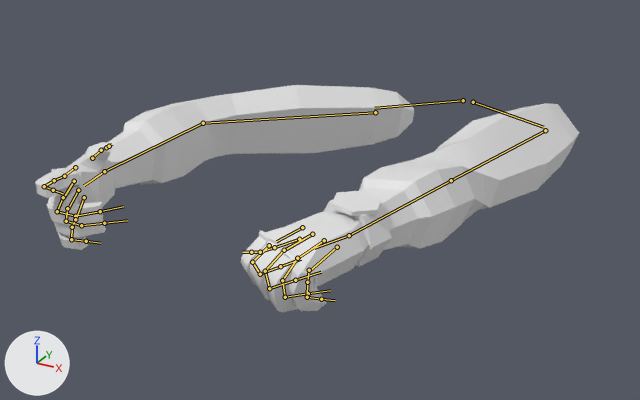
Two versions of the FBX model CrueltySquad2/Assets/ART/Models/Luuk/player arms.fbx, one commit apart.
Before and after are seen from a 50 mm lens placed at (0.42, -1.22, 0.409), pointed at (-0.072, -0.326, -0.038). Lighting does not change. The marker at lower left points along +X, +Y and +Z. Both versions are drawn at frame 7 of the action 'metarig|MeleePunch'; the numbers are the values there. The bones that bend it are drawn over the model as lines.
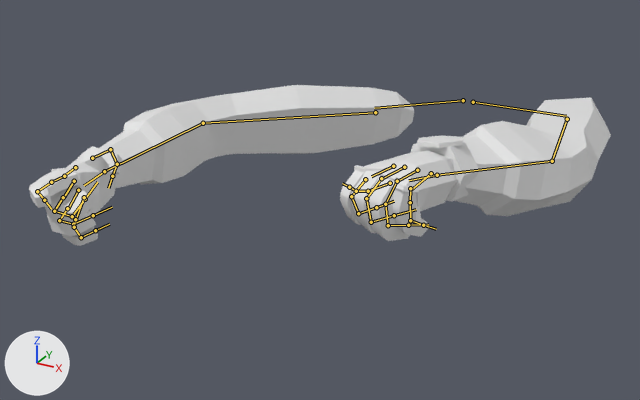
Changed parts and their boxes (x1, y1, x2, y2) in the pictures (640 x 400 px):
'Cube', posed (7% wider, 29% shorter): before (35, 85, 579, 312); after (29, 85, 611, 246)
bone 'shoulder.L', root to tip: before (473, 102) to (543, 127); after (473, 102) to (566, 116)
bone 'upper_arm.L', root to tip: before (545, 130) to (451, 180); after (567, 119) to (552, 161)
bone 'forearm.L', root to tip: before (451, 180) to (349, 235); after (552, 161) to (437, 175)
bone 'hand.L', root to tip: before (349, 235) to (314, 248); after (437, 175) to (409, 180)
bone 'f_index.01.R', root to tip: before (64, 176) to (54, 180); after (64, 176) to (51, 182)
bone 'f_index.02.R', root to tip: before (54, 180) to (44, 186); after (51, 182) to (37, 191)
bone 'thumb.01.R', root to tip: before (92, 158) to (101, 150); after (92, 158) to (110, 149)
bone 'thumb.02.R', root to tip: before (101, 150) to (106, 147); after (110, 149) to (117, 164)
bone 'thumb.03.R', root to tip: before (106, 147) to (109, 146); after (117, 164) to (112, 176)
bone 'f_middle.01.R', root to tip: before (63, 197) to (57, 211); after (63, 197) to (54, 211)
bone 'f_middle.02.R', root to tip: before (57, 211) to (75, 216); after (54, 211) to (72, 216)
bone 'f_middle.03.R', root to tip: before (75, 216) to (100, 211); after (72, 216) to (85, 199)
bone 'f_ring.01.R', root to tip: before (67, 208) to (66, 221); after (67, 208) to (59, 220)
bone 'f_ring.02.R', root to tip: before (66, 221) to (81, 225); after (59, 220) to (73, 224)
bone 'f_ring.03.R', root to tip: before (81, 225) to (104, 223); after (73, 224) to (93, 215)
bone 'f_pinky.01.R', root to tip: before (75, 219) to (72, 227); after (75, 219) to (74, 227)
bone 'f_pinky.02.R', root to tip: before (72, 227) to (71, 239); after (74, 227) to (81, 237)
bone 'f_pinky.03.R', root to tip: before (71, 239) to (86, 241); after (81, 237) to (95, 230)

The edits, one by one:
Bone 'shoulder.L' (bone_shoulder_l) turns from (0, 37, -27) to (0, 37, 0) degrees about its own x, y and z.
Bone 'upper_arm.L' (bone_upper_arm_l) turns from (44, -19, 47) to (41, 14, 89) degrees about its own x, y and z.
Bone 'forearm.L' (bone_forearm_l) turns from (-5, 54, -4) to (-8, -33, 33) degrees about its own x, y and z.
Bone 'hand.L' (bone_hand_l) turns from (5, -15, 4) to (3, 34, -4) degrees about its own x, y and z.
Bone 'f_index.01.R' (bone_f_index_01_r) turns from (0, 0, 0) to (6, -4, 11) degrees about its own x, y and z.
Bone 'f_index.02.R' (bone_f_index_02_r) turns from (0, 0, 0) to (4, -3, 3) degrees about its own x, y and z.
Bone 'thumb.01.R' (bone_thumb_01_r) turns from (-30, 18, -18) to (-60, 6, -33) degrees about its own x, y and z.
Bone 'thumb.02.R' (bone_thumb_02_r) turns from (0, 0, 0) to (23, 15, -52) degrees about its own x, y and z.
Bone 'thumb.03.R' (bone_thumb_03_r) turns from (0, 0, 0) to (24, 7, -26) degrees about its own x, y and z.
Bone 'f_middle.01.R' (bone_f_middle_01_r) turns from (9, 0, -4) to (6, 5, 3) degrees about its own x, y and z.
Bone 'f_middle.02.R' (bone_f_middle_02_r) turns from (18, 7, -68) to (26, 9, -70) degrees about its own x, y and z.
Bone 'f_middle.03.R' (bone_f_middle_03_r) turns from (33, -2, -47) to (21, 36, -79) degrees about its own x, y and z.
Bone 'f_ring.01.R' (bone_f_ring_01_r) turns from (9, 2, -2) to (0, 3, 13) degrees about its own x, y and z.
Bone 'f_ring.02.R' (bone_f_ring_02_r) turns from (23, 9, -65) to (25, 17, -78) degrees about its own x, y and z.
Bone 'f_ring.03.R' (bone_f_ring_03_r) turns from (46, -5, -35) to (66, 24, -31) degrees about its own x, y and z.
Bone 'f_pinky.01.R' (bone_f_pinky_01_r) turns from (6, 2, 5) to (13, 4, -3) degrees about its own x, y and z.
Bone 'f_pinky.02.R' (bone_f_pinky_02_r) turns from (24, -5, -15) to (35, -1, -25) degrees about its own x, y and z.
Bone 'f_pinky.03.R' (bone_f_pinky_03_r) turns from (49, 11, -55) to (57, 21, -64) degrees about its own x, y and z.
